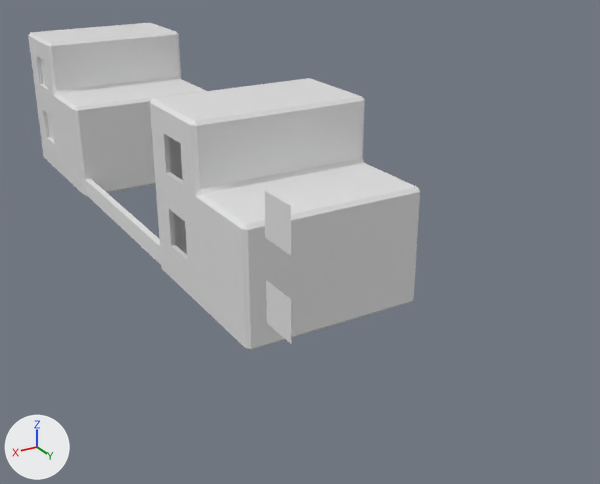
A saved change to the Blender file AuxiliarFolder/dustBulding2blend.blend.
One viewpoint serves both versions: a 50 mm lens placed at (8.14, 24.01, 6.11), pointed at (-1.21, 8.43, -1.69). Every picture has the same lights, and +X, +Y and +Z are marked at lower left.

The scene before the commit, as lines of its bpy script (objects in view):
```python
me_cube = bpy.data.meshes.new('Cube')
me_cube.from_pydata(...)  # 52 vertices, 48 faces; spans x -1.0..1.0, y -1.14..1.0, z -1.0..1.0
me_cube.materials.append(mat_material)  # white #e7e7e7
me_cube_003 = bpy.data.meshes.new('Cube.003')
me_cube_003.from_pydata(...)  # 52 vertices, 60 faces, 2 loose edges; spans x -1.0..1.0, y -1.14..1.0, z -1.0..1.0
me_cube_003.materials.append(mat_material)  # white #e7e7e7
me_cube_005 = bpy.data.meshes.new('Cube.005')
me_cube_005.from_pydata(...)  # 52 vertices, 48 faces; spans x -1.0..1.0, y -1.14..1.0, z -1.0..1.0
me_cube_005.materials.append(mat_material)  # white #e7e7e7
ob_bulding1 = bpy.data.objects.new('Bulding1', me_cube)
ob_bulding1.location = (0.0, 0.0, 0.0)
ob_bulding1.scale = (2.0, 2.0, 2.0)
ob_bulding1_001 = bpy.data.objects.new('Bulding1.001', me_cube_005)
ob_bulding1_001.location = (0.0, 13.98, 0.0)
ob_bulding1_001.scale = (2.0, 2.0, 2.0)
ob_bulding1_001.hide_set(True)
ob_bulding2 = bpy.data.objects.new('Bulding2', me_cube_003)
ob_bulding2.location = (0.0, 9.86, 0.0)
ob_bulding2.scale = (2.0, 2.0, 2.0)
# also in view: 'VoidWindows.001' at (1.89, 12.89, 0.16); 'Wall' at (1.85, 4.77, -1.69)
```
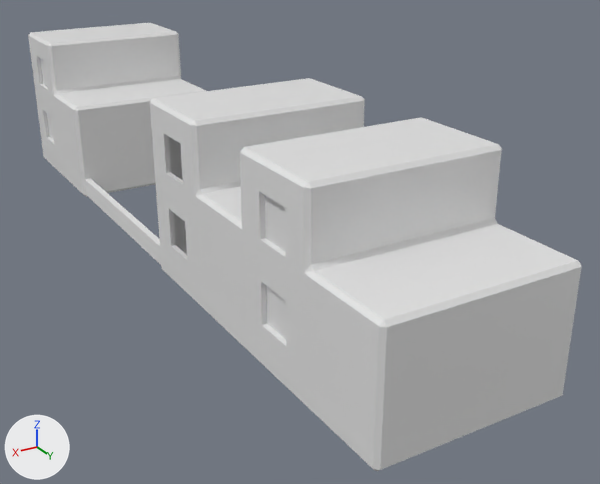
Boxes (x1, y1, x2, y2) around the edits, measured in the pictures (600 x 484 px):
```json
{"object": "Bulding1.001", "change": "shown", "after": [240, 117, 581, 471]}
```

Edits to the scene script, one JSON object a line:
```json
{"op": "remove", "block": "ob_bulding1_001", "code": "ob_bulding1_001.hide_set(True)"}
```
